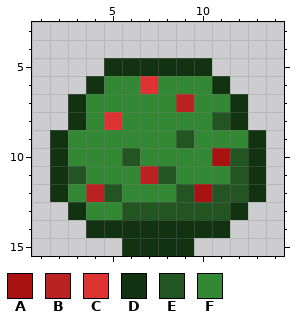
Pixel-art sprite: assets/entityTypes/berryBush/berries.png. The picture above is the old version.
The file is 16x16 pixels. Shown: x 1..14, y 3..15.
Palette (. is transparent): A #aa1111  B #bb2222  C #dd3333  D #113311  E #225522  F #338833
Pixels before, first column x 2:
 5 ...DDDDDD...
 6 ..DFFCFFFD..
 7 .DFFFFFBFFD.
 8 .DFCFFFFFED.
 9 DFFFFFFEFFFD
10 DFFFEFFFFAED
11 DEFFFBEFFFED
12 DFBEFFFEAEED
13 .DFFEEEEEED.
14 ..DDDDDDDD..
15 ....DDDD....
The result:
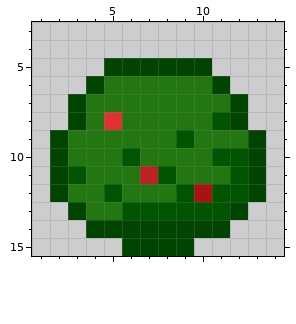
Changes in this commit:
Colour D changes from #113311 to #004400.
Colour E changes from #225522 to #005500.
Colour F changes from #338833 to #227711.
The edit turns colour A into colour E in row 10 at x 11.
The edit turns colour B into colour F in row 7 at x 9; in row 12 at x 4.
The edit turns colour C into colour F in row 6 at x 7.
Changed places in both pictures, as pixel boxes (x1, y1, x2, y2):
changed: (50, 58, 266, 256)
